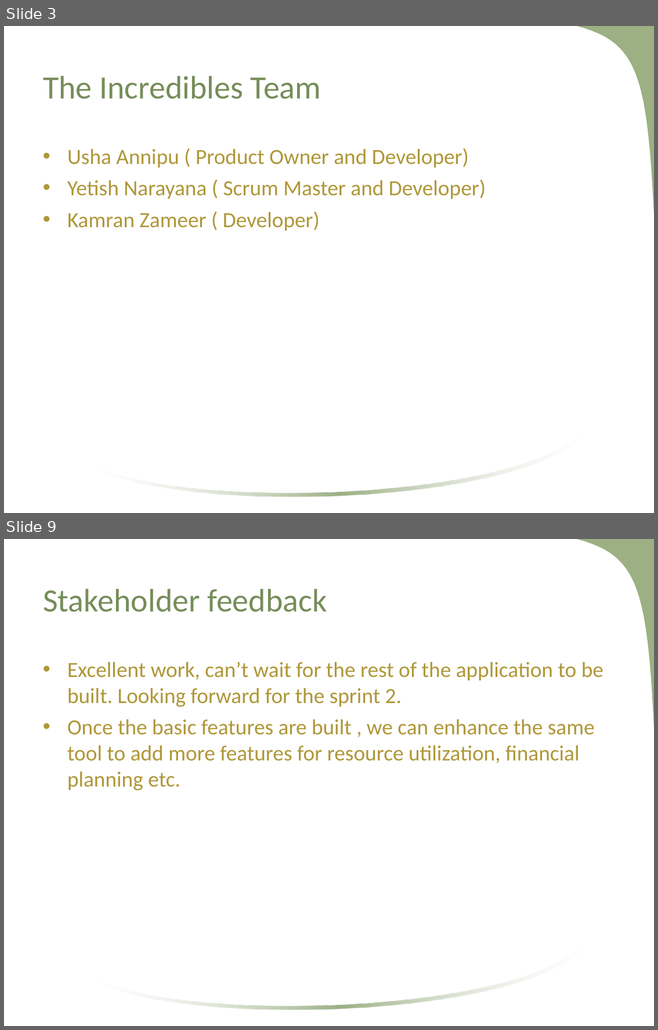
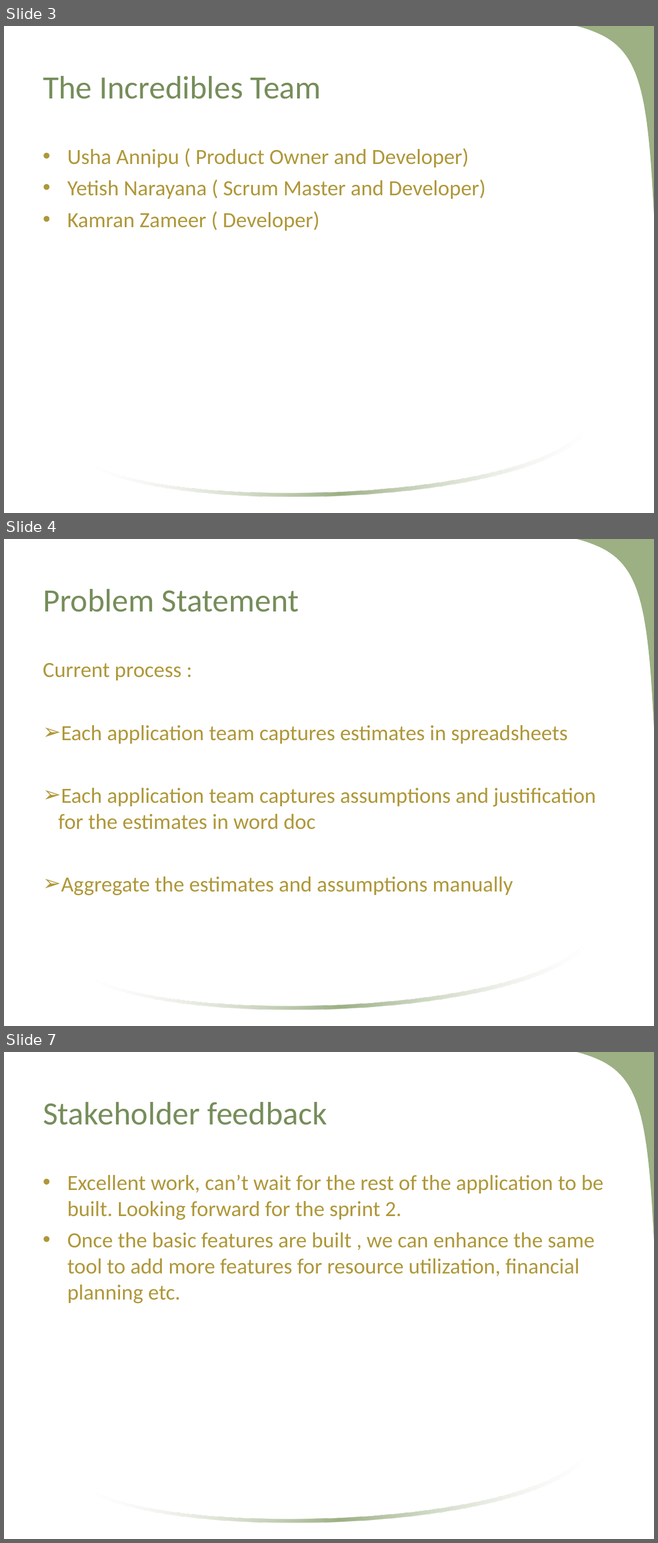
Before and after one commit to kamranzameer/agileFinalProject, a slide deck: docs/WorkPackage Management -Project Proposal.ppt. Shown one above the other, each under a label of ours: slides 3 and 9 before the commit, slides 3, 4 and 7 after it; the slides between them are not shown. The pictures are 658x1030 and 658x1543 pixels, drawn with LibreOffice and Linux fonts; fonts in the diff are those of the drawing; background and template pictures are left out. Boxes give left, top, right and bottom in pixels: in the first picture for what was removed or moved away, otherwise in the second. Text is boxed around its words. In the diff, an @@ line names an element or a change of style, - is before the commit and + after.

Commit message:
updated presentation as per team's feedback

```diff
--- a/docs/WorkPackage Management -Project Proposal.ppt
+++ b/docs/WorkPackage Management -Project Proposal.ppt
@@ slide 4 added at (4,539,654,1026), background #FFFFFF; not listed: 2 template elements that a slide beside it also shows @@
@@ title added at (43,589,299,612), 36 pt, text #768D5A @@
+Problem Statement
@@ text added at (43,663,596,896), 24 pt, text #AF9738 @@
+Current process :
+➢ Each application team captures estimates in spreadsheets
+➢ Each application team captures assumptions and justification for the estimates in word doc
+➢ Aggregate the estimates and assumptions manually
@@ what was slide 9 is now slide 7 @@
```
Also in this commit, not shown: 3 slides changed, 1 other slide added, 5 slides removed.
